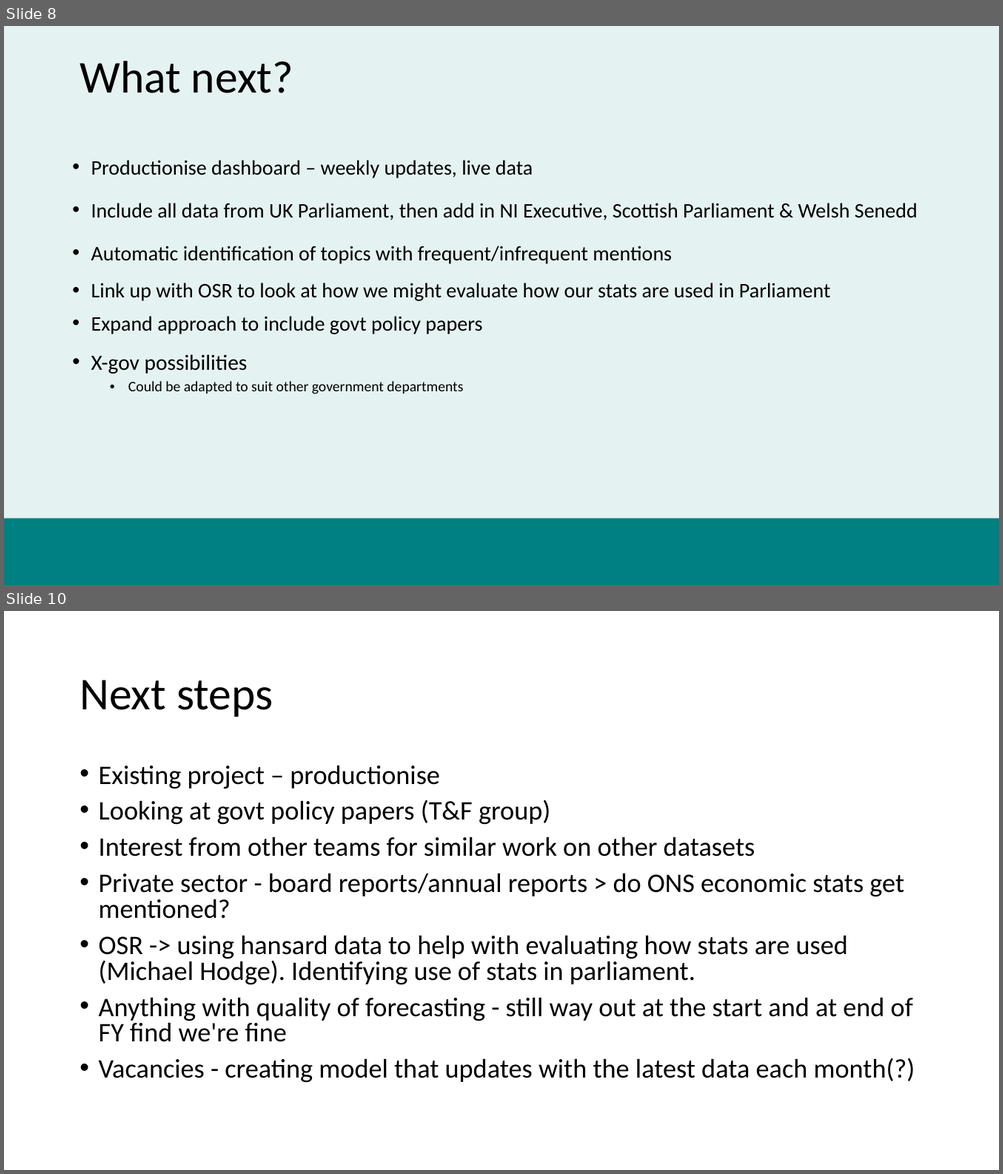
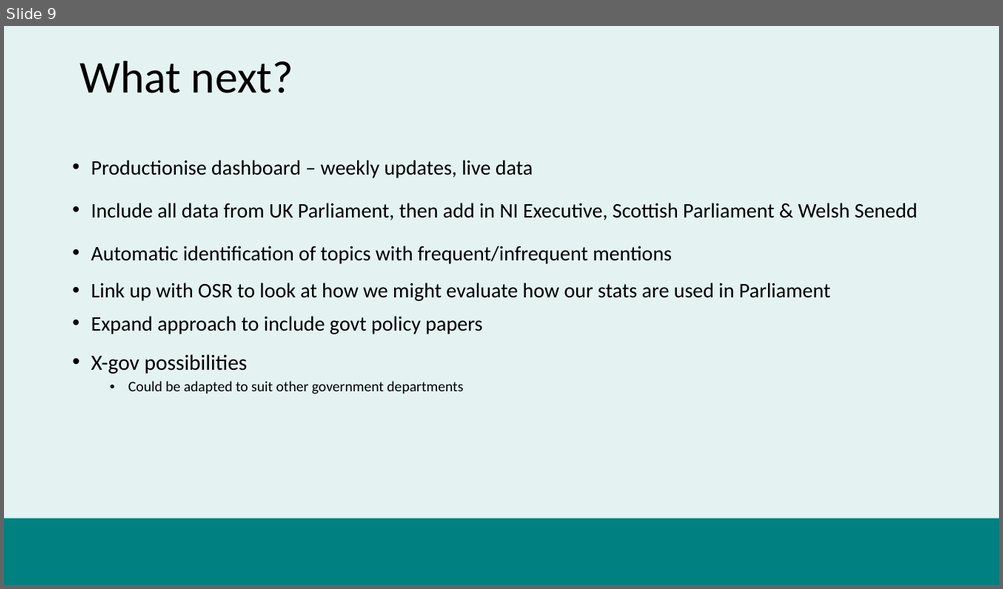
Before and after one commit to datasciencecampus/uk-parliament-stats, a slide deck: user-engagement/dsa-presentation.pptx. Shown one above the other, each under a label of ours: slides 8 and 10 before the commit, slide 9 after it; the slides between them are not shown. The pictures are 1003x1174 and 1003x589 pixels, drawn with LibreOffice and Linux fonts; fonts in the diff are those of the drawing; background and template pictures are left out. Boxes give left, top, right and bottom in pixels: in the first picture for what was removed or moved away, otherwise in the second. Text is boxed around its words. In the diff, an @@ line names an element or a change of style, - is before the commit and + after.

```diff
--- a/user-engagement/dsa-presentation.pptx
+++ b/user-engagement/dsa-presentation.pptx
@@ slide 10 removed at (x1=4, y1=611, x2=999, y2=1170), background #FFFFFF @@
@@ title removed at (x1=79, y1=680, x2=273, y2=717) @@
-Next steps
@@ text removed at (x1=99, y1=765, x2=915, y2=1083) @@
-• Existing project – productionise
-• Looking at govt policy papers (T&F group)
-• Interest from other teams for similar work on other datasets
-• Private sector - board reports/annual reports > do ONS economic stats get mentioned?
-• OSR -> using hansard data to help with evaluating how stats are used (Michael Hodge). Identifying use of stats in parliament.
-• Anything with quality of forecasting - still way out at the start and at end of FY find we're fine
-• Vacancies - creating model that updates with the latest data each month(?)
@@ what was slide 8 is now slide 9 @@
```
Also in this commit, not shown: 1 slide changed, 1 slide added, 1 other slide removed.
